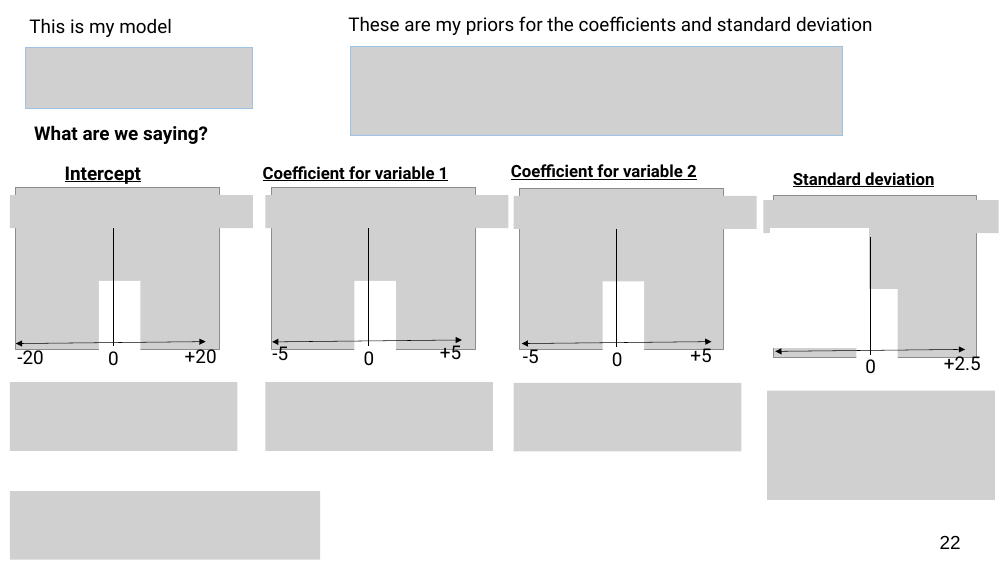
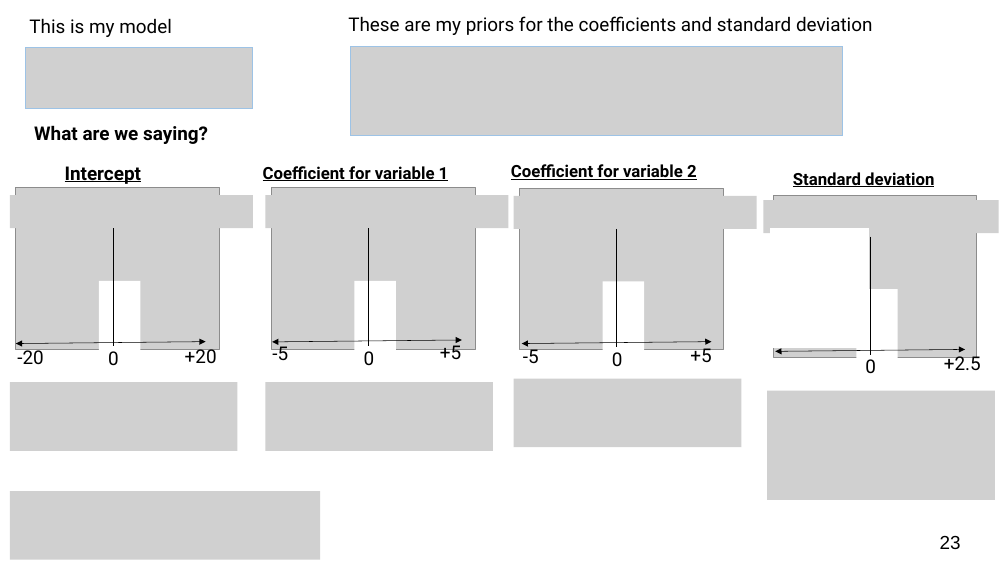
Before and after one commit to UCLPG-MSC-SGDS/GEOG0125, a slide deck: slide 23 of Lecture_notes_ppt/GEOG0125 Week 2 Lecture - Bayesian GLMs.pptx (slide 22 before the commit). Drawn at 1008x567 pixels with LibreOffice and Linux fonts; fonts in the diff are those of the drawing; grey boxes stand for pictures. Boxes give left, top, right and bottom in pixels: in the first picture for what was removed or moved away, otherwise in the second. Text is boxed around its words. In the diff, an @@ line names an element or a change of style, - is before the commit and + after.

```diff
--- a/Lecture_notes_ppt/GEOG0125 Week 2 Lecture - Bayesian GLMs.pptx
+++ b/Lecture_notes_ppt/GEOG0125 Week 2 Lecture - Bayesian GLMs.pptx
@@ picture: place and size @@
-picture at box(513, 383, 741, 451)
+picture at box(513, 379, 741, 448)
@@ page number at box(940, 536, 961, 549): text changed @@
-22
+23
```
Also in this commit, not shown: 16 other slides changed, 1 slide added, 7 other files.
